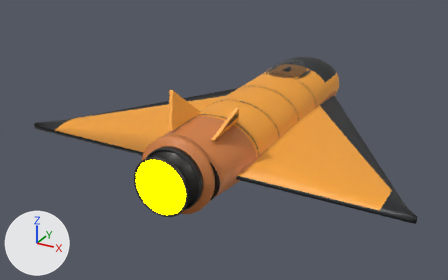
The glTF model ThoriumGap_JS/models/Ship_Longwing_9.glb as it was, and as the next commit left it.
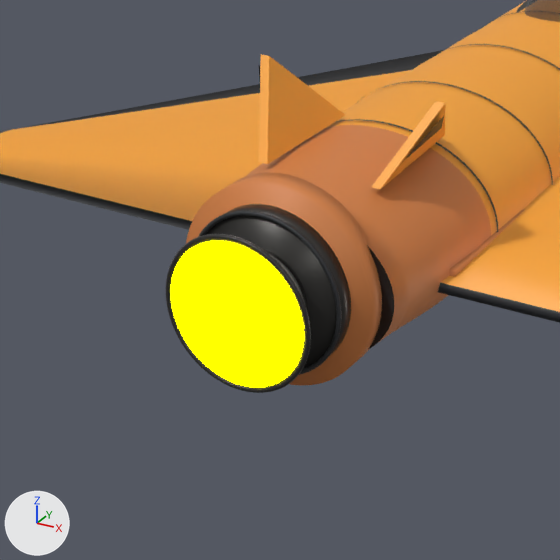
Each version is shown whole from a 50 mm camera at (4.87, -10.53, 4.45) aimed at (-0.47, -0.82, -0.4), then close up on the part from 16% to 63% of the width and 25% to 100% of the height. Arrows for +X, +Y and +Z are at lower left; the lights stay in place. The last two pictures show the newer version. Where no turn or scale is listed for an object, it has been applied to the vertices.

Objects in the first close-up: 'AftCollar_IntegratedSingleEngineBand', 'EngineBlock_AftDarkSingleEngineHousing', 'EngineBlock_OuterBoltedRim', 'EngineEmitter', 'EngineLip_Center_DarkWideRim', 'Fuselage_OrganicEllipsoidTaperedBody_BakedPaint', 'TailFin_Left_CantedStabilizer', 'TailFin_Right_CantedStabilizer', 'Wing_Left_LongDeltaAerofoil_BakedPaint', 'Wing_Right_LongDeltaAerofoil_BakedPaint' and 9 more.
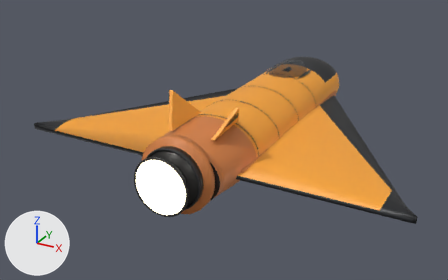
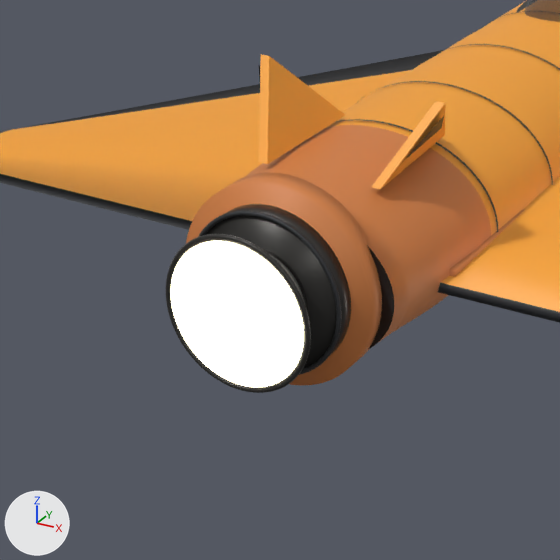
Pixel boxes [x1, y1, x2, y2] of what changed, in the close-ups (560 x 560 px):
'EngineEmitter', recoloured (yellow to beige)
    both: [170, 240, 304, 388]

The change, as a diff of the scene's bpy script:
```diff
--- a/ThoriumGap_JS/models/Ship_Longwing_9.glb.py
+++ b/ThoriumGap_JS/models/Ship_Longwing_9.glb.py
@@ mat_engineglow @@
 mat_engineglow.roughness = 1.0
-mat_engineglow.emission_color = (1.0, 1.0, 0.0)  # yellow #ffff00
+mat_engineglow.emission_color = (0.62, 0.57, 0.4)  # beige #cec7aa
 mat_engineglow.emission_strength = 5.0
```
